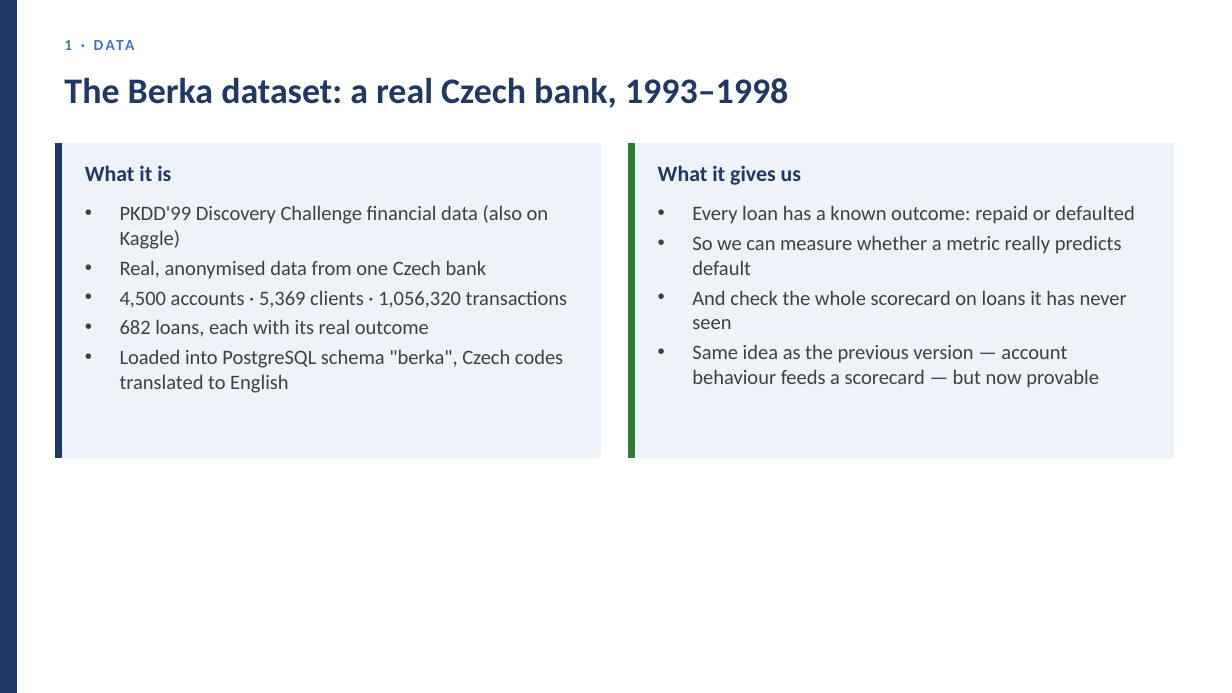
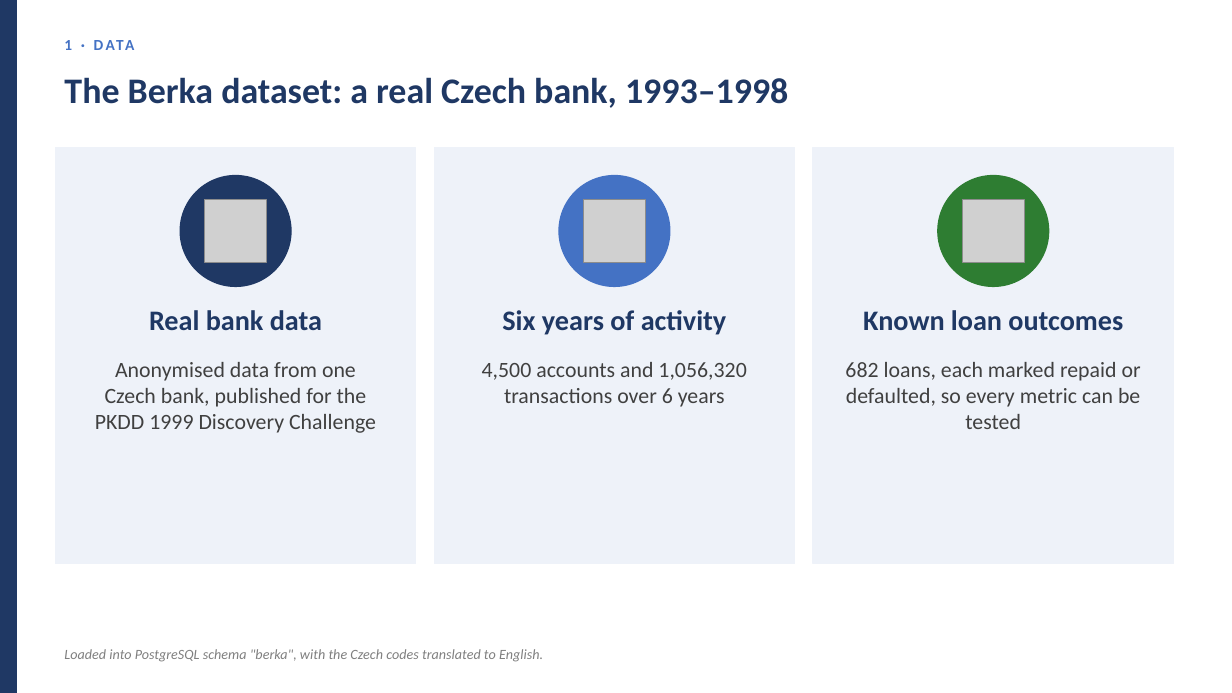
Before and after one commit to huotrithy/da-assignment-risk-scoring, a slide deck: slide 7 of docs/Final_Presentation.pptx. Drawn at 1232x693 pixels with LibreOffice and Linux fonts; fonts in the diff are those of the drawing; grey boxes stand for pictures. Boxes give left, top, right and bottom in pixels: in the first picture for what was removed or moved away, otherwise in the second. Text is boxed around its words. In the diff, an @@ line names an element or a change of style, - is before the commit and + after.

```diff
--- a/docs/Final_Presentation.pptx
+++ b/docs/Final_Presentation.pptx
@@ rectangle: place and size @@
-rectangle at box(55, 143, 601, 457)
+rectangle at box(55, 148, 416, 564)
@@ rectangle removed at box(55, 143, 62, 457) @@
@@ rectangle: place and size @@
-rectangle at box(628, 143, 635, 457)
+rectangle at box(434, 148, 795, 564)
@@ rectangle at box(434, 148, 795, 564): fill #2E7D32 to #EEF2F9; outline #2E7D32 1 pt to #EEF2F9 1 pt @@
@@ rectangle: place and size @@
-rectangle at box(628, 143, 1174, 457)
+rectangle at box(813, 148, 1174, 564)
@@ text removed at box(85, 165, 171, 181) @@
-What it is
@@ ellipse added at box(180, 176, 291, 287), fill #1F3864, outline #1F3864 1 pt @@
@@ ellipse added at box(559, 176, 670, 287), fill #4472C4, outline #4472C4 1 pt @@
@@ text removed at box(658, 165, 801, 185) @@
-What it gives us
@@ ellipse added at box(938, 176, 1049, 287), fill #2E7D32, outline #2E7D32 1 pt @@
@@ picture added at box(204, 200, 266, 262) @@
@@ picture added at box(583, 200, 645, 262) @@
@@ text removed at box(692, 205, 1134, 388) @@
-• Every loan has a known outcome: repaid or defaulted
-• So we can measure whether a metric really predicts default
-• And check the whole scorecard on loans it has never seen
-• Same idea as the previous version — account behaviour feeds a scorecard — but now provable
@@ picture added at box(962, 200, 1024, 262) @@
@@ text "Real bank data" at box(149, 310, 322, 330): vertical alignment top to middle @@
@@ text at box(149, 310, 322, 330): text changed; size 16 to 22 pt; text colour #404040 to #1F3864; bold on @@
-• PKDD'99 Discovery Challenge financial data (also on Kaggle)
-• Real, anonymised data from one Czech bank
-• 4,500 accounts · 5,369 clients · 1,056,320 transactions
-• 682 loans, each with its real outcome
-• Loaded into PostgreSQL schema "berka", Czech codes translated to English
+Real bank data
@@ text added at box(502, 310, 727, 335), 22 pt, text #1F3864, bold @@
+Six years of activity
@@ text added at box(863, 310, 1123, 330), 22 pt, text #1F3864, bold @@
+Known loan outcomes
@@ text added at box(95, 362, 376, 433), 17 pt, text #404040 @@
+Anonymised data from one Czech bank, published for the PKDD 1999 Discovery Challenge
@@ text added at box(482, 362, 746, 407), 17 pt, text #404040 @@
+4,500 accounts and 1,056,320 transactions over 6 years
@@ text added at box(845, 362, 1141, 429), 17 pt, text #404040 @@
+682 loans, each marked repaid or defaulted, so every metric can be tested
@@ text added at box(64, 649, 543, 662), 11 pt, text #7F7F7F, italic @@
+Loaded into PostgreSQL schema "berka", with the Czech codes translated to English.
```
Also in this commit, not shown: 25 other slides changed, 1 slide added, 34 other files.
